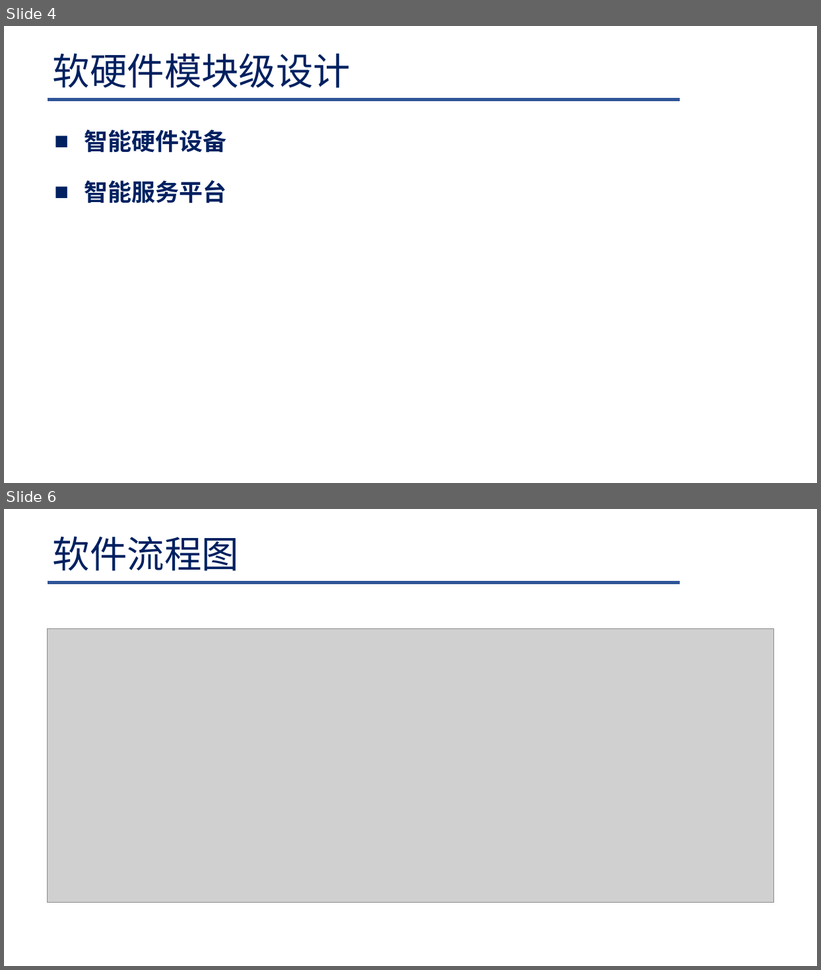
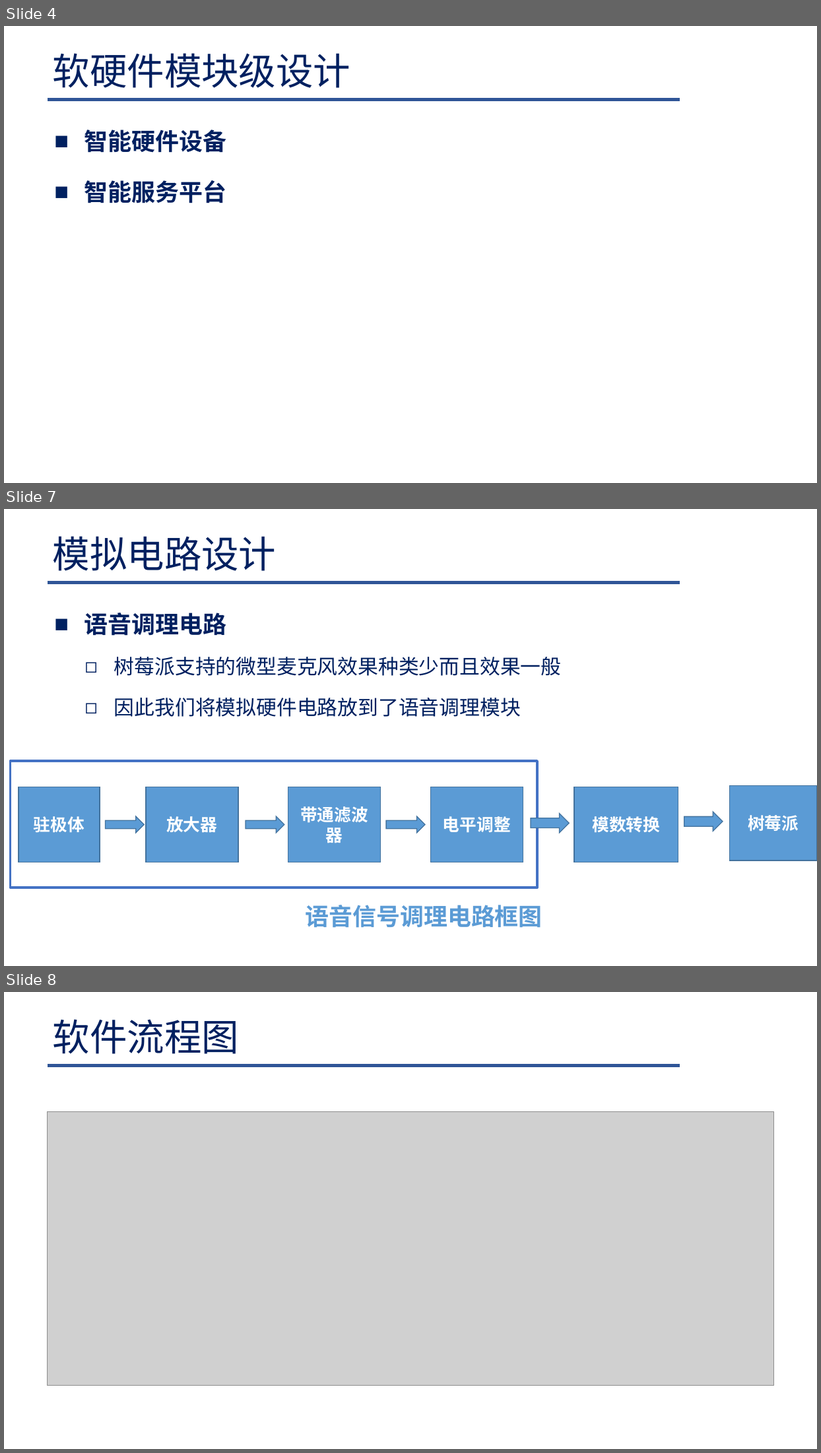
Before and after one commit to Lelucermaire111/Intelligent-blind-assistance-system, a slide deck: 系统设计/系统设计.pptx. Shown one above the other, each under a label of ours: slides 4 and 6 before the commit, slides 4, 7 and 8 after it; the slides between them are not shown. The pictures are 821x970 and 821x1453 pixels, drawn with LibreOffice and Linux fonts; fonts in the diff are those of the drawing; grey boxes stand for pictures; background and template pictures are left out. Boxes give left, top, right and bottom in pixels: in the first picture for what was removed or moved away, otherwise in the second. Text is boxed around its words. In the diff, an @@ line names an element or a change of style, - is before the commit and + after.

```diff
--- a/系统设计/系统设计.pptx
+++ b/系统设计/系统设计.pptx
@@ slide 7 added at <box>4,509,817,966</box>, background #FFFFFF; not listed: 1 template element that a slide beside it also shows @@
@@ title added at <box>53,536,277,571</box>, 44 pt, text #002060 @@
+模拟电路设计
@@ text added at <box>85,613,562,717</box>, 24 pt, text #002060 @@
+■ 语音调理电路
+  ◻ 树莓派支持的微型麦克风效果种类少而且效果一般
+  ◻ 因此我们将模拟硬件电路放到了语音调理模块
@@ rectangle added at <box>10,762,537,889</box>, outline #4472C4 3 pt @@
@@ rectangle added at <box>574,787,679,862</box>, fill #5B9BD5, outline #43739E 1 pt, 20 pt, text #FFFFFF, bold @@
+模数转换
@@ rectangle added at <box>730,786,817,861</box>, fill #5B9BD5, outline #43739E 1 pt, 20 pt, text #FFFFFF, bold @@
+树莓派
@@ group added at <box>19,787,523,862</box>: 4 rectangles, 3 right arrows @@
+驻极体
+放大器
+带通滤波器
+电平调整
@@ right arrow added at <box>531,813,570,833</box>, fill #5B9BD5, outline #43739E 1 pt @@
@@ right arrow added at <box>684,812,723,832</box>, fill #5B9BD5, outline #43739E 1 pt @@
@@ text added at <box>306,905,543,928</box>, 28 pt, text #5B9BD5, bold @@
+语音信号调理电路框图
@@ what was slide 6 is now slide 8 @@
```
Also in this commit, not shown: 2 slides changed, 2 other slides added, 5 other files.
